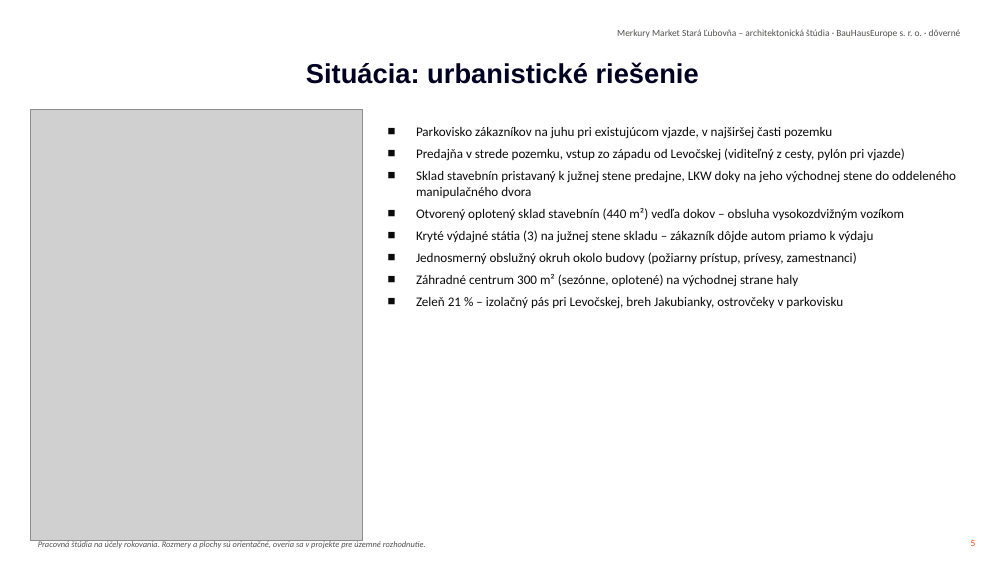
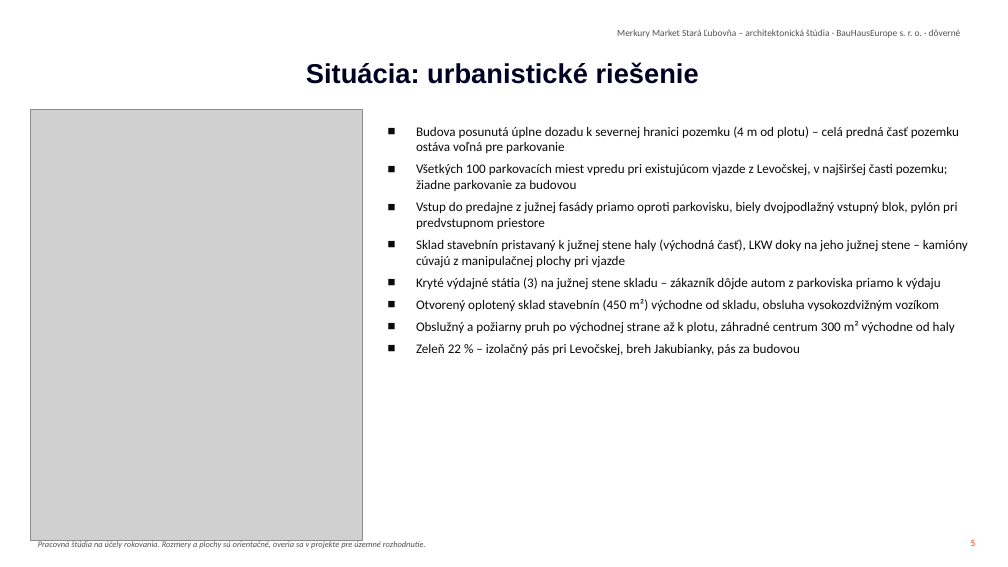
Before and after one commit to Lubo585/Lubo585, a slide deck: slide 5 of business-plan/studia-merkury-market/Studia_predajne_Merkury_Market_Stara_Lubovna_SK.pptx. Drawn at 1008x567 pixels with LibreOffice and Linux fonts; fonts in the diff are those of the drawing; grey boxes stand for pictures; background and template pictures are left out. Boxes give left, top, right and bottom in pixels: in the first picture for what was removed or moved away, otherwise in the second. Text is boxed around its words. In the diff, an @@ line names an element or a change of style, - is before the commit and + after.

```diff
--- a/business-plan/studia-merkury-market/Studia_predajne_Merkury_Market_Stara_Lubovna_SK.pptx
+++ b/business-plan/studia-merkury-market/Studia_predajne_Merkury_Market_Stara_Lubovna_SK.pptx
@@ text at <box>416,126,968,356</box>: text changed @@
-■ Parkovisko zákazníkov na juhu pri existujúcom vjazde, v najširšej časti pozemku
-■ Predajňa v strede pozemku, vstup zo západu od Levočskej (viditeľný z cesty, pylón pri vjazde)
-■ Sklad stavebnín pristavaný k južnej stene predajne, LKW doky na jeho východnej stene do oddeleného manipulačného dvora
-■ Otvorený oplotený sklad stavebnín (440 m²) vedľa dokov – obsluha vysokozdvižným vozíkom
-■ Kryté výdajné státia (3) na južnej stene skladu – zákazník dôjde autom priamo k výdaju
-■ Jednosmerný obslužný okruh okolo budovy (požiarny prístup, prívesy, zamestnanci)
-■ Záhradné centrum 300 m² (sezónne, oplotené) na východnej strane haly
-■ Zeleň 21 % – izolačný pás pri Levočskej, breh Jakubianky, ostrovčeky v parkovisku
+■ Budova posunutá úplne dozadu k severnej hranici pozemku (4 m od plotu) – celá predná časť pozemku ostáva voľná pre parkovanie
+■ Všetkých 100 parkovacích miest vpredu pri existujúcom vjazde z Levočskej, v najširšej časti pozemku; žiadne parkovanie za budovou
+■ Vstup do predajne z južnej fasády priamo oproti parkovisku, biely dvojpodlažný vstupný blok, pylón pri predvstupnom priestore
+■ Sklad stavebnín pristavaný k južnej stene haly (východná časť), LKW doky na jeho južnej stene – kamióny cúvajú z manipulačnej plochy pri vjazde
+■ Kryté výdajné státia (3) na južnej stene skladu – zákazník dôjde autom z parkoviska priamo k výdaju
+■ Otvorený oplotený sklad stavebnín (450 m²) východne od skladu, obsluha vysokozdvižným vozíkom
+■ Obslužný a požiarny pruh po východnej strane až k plotu, záhradné centrum 300 m² východne od haly
+■ Zeleň 22 % – izolačný pás pri Levočskej, breh Jakubianky, pás za budovou
```
Also in this commit, not shown: 6 other slides changed, 3 other files.
